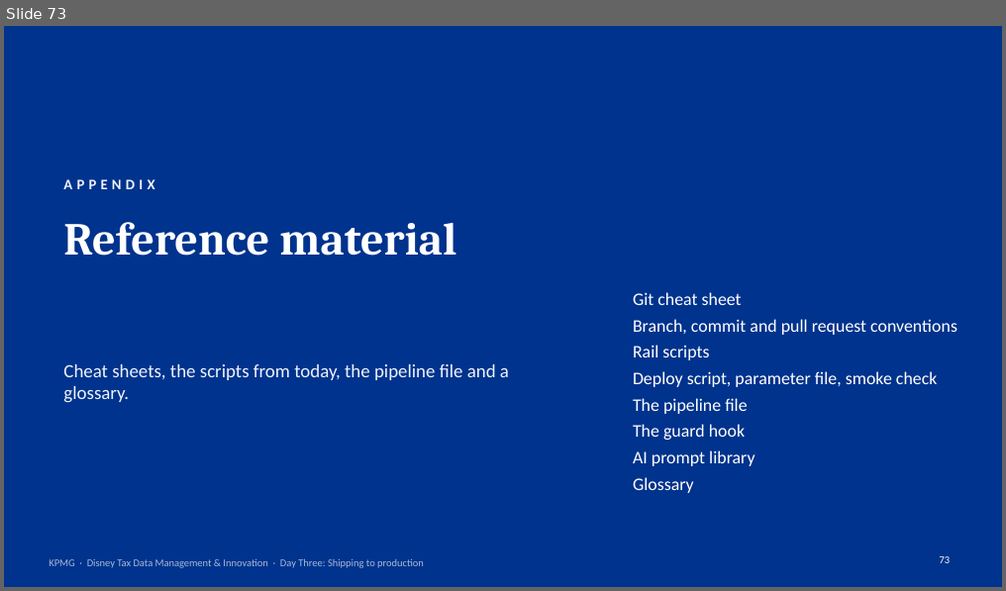
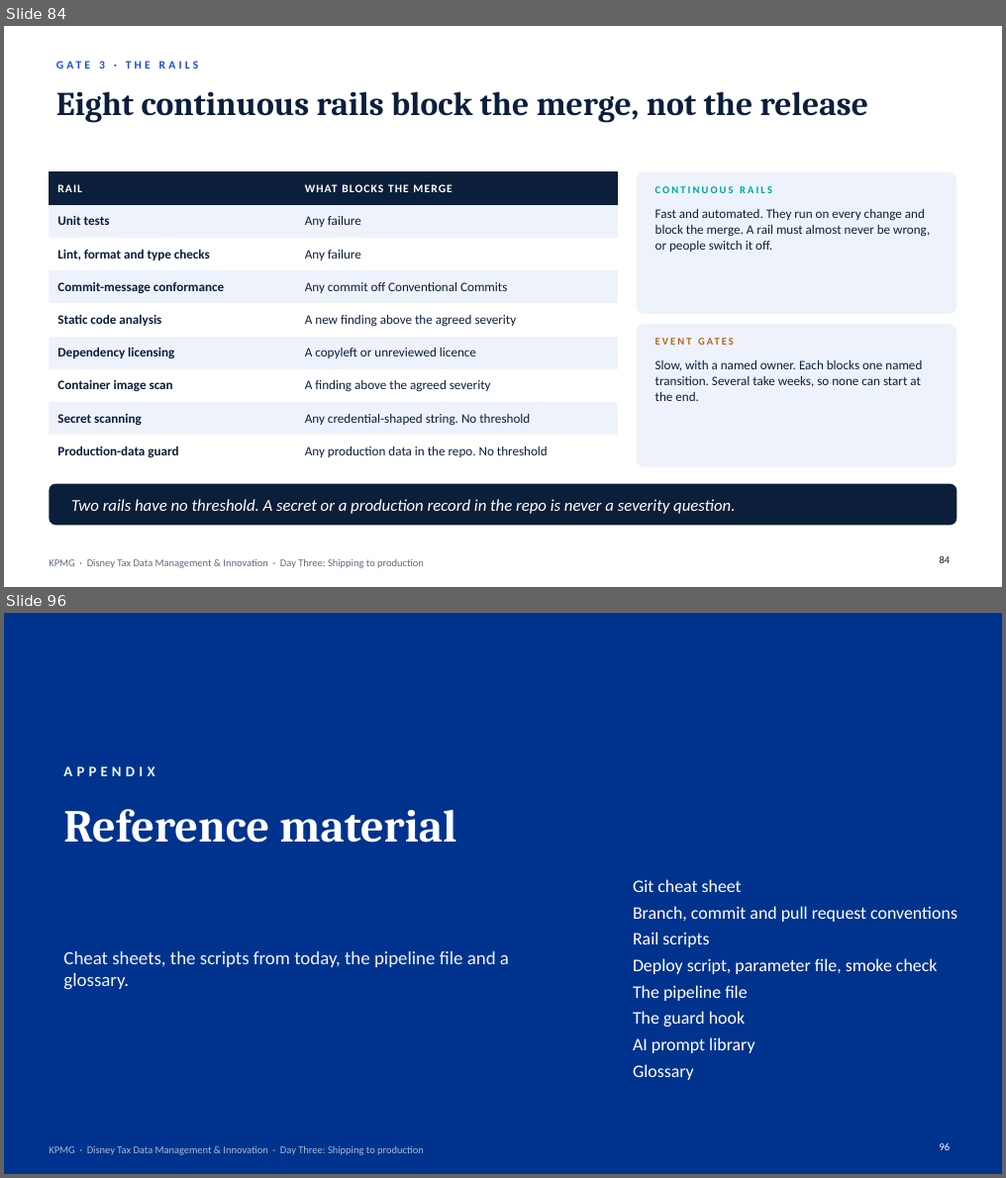
Before and after one commit to jveingrad/default, a slide deck: Disney Fabric Training and Enablement - Day Three Shipping to Production.pptx. Shown one above the other, each under a label of ours: slide 73 before the commit, slides 84 and 96 after it; the slides between them are not shown. The pictures are 1006x591 and 1006x1178 pixels, drawn with LibreOffice and Linux fonts; fonts in the diff are those of the drawing. Boxes give left, top, right and bottom in pixels: in the first picture for what was removed or moved away, otherwise in the second. Text is boxed around its words. In the diff, an @@ line names an element or a change of style, - is before the commit and + after.

```diff
--- a/Disney Fabric Training and Enablement - Day Three Shipping to Production.pptx
+++ b/Disney Fabric Training and Enablement - Day Three Shipping to Production.pptx
@@ slide 84 added at bbox=[4, 26, 1002, 587], background #FFFFFF @@
@@ text added at bbox=[99, 61, 105, 69], 11 pt, text #1E49E2, bold @@
+GATE 3 · THE RAILS
@@ title added at bbox=[56, 91, 868, 123], 32 pt, text #0B1F3A, bold @@
+Eight continuous rails block the merge, not the release
@@ table added at bbox=[49, 172, 618, 469], 9 rows, 2 columns @@
+RAIL | WHAT BLOCKS THE MERGE
+Unit tests | Any failure
+Lint, format and type checks | Any failure
+Commit-message conformance | Any commit off Conventional Commits
+Static code analysis | A new finding above the agreed severity
+Dependency licensing | A copyleft or unreviewed licence
+Container image scan | A finding above the agreed severity
+Secret scanning | Any credential-shaped string. No threshold
+Production-data guard | Any production data in the repo. No threshold
@@ rounded rectangle added at bbox=[637, 172, 957, 314], fill #EEF3FB @@
@@ text added at bbox=[655, 186, 772, 193], 10 pt, text #00A3A1, bold @@
+CONTINUOUS RAILS
@@ text added at bbox=[655, 209, 930, 252], 12.5 pt, text #0B1F3A @@
+Fast and automated. They run on every change and block the merge. A rail must almost never be wrong, or people switch it off.
@@ rounded rectangle added at bbox=[637, 324, 957, 468], fill #EEF3FB @@
@@ text added at bbox=[655, 335, 940, 354], 10 pt, text #B5651D, bold @@
+EVENT GATES
@@ text added at bbox=[655, 361, 922, 401], 12.5 pt, text #0B1F3A @@
+Slow, with a named owner. Each blocks one named transition. Several take weeks, so none can start at the end.
@@ rounded rectangle added at bbox=[49, 484, 957, 525], fill #0B1F3A @@
@@ text added at bbox=[71, 499, 735, 514], 16 pt, text #FFFFFF, italic @@
+Two rails have no threshold. A secret or a production record in the repo is never a severity question.
@@ text added at bbox=[49, 559, 424, 569], 10 pt, text #0B1F3A at 65% opacity @@
+KPMG · Disney Tax Data Management & Innovation · Day Three: Shipping to production
@@ page number added at bbox=[940, 557, 950, 564], 10 pt, text #0B1F3A @@
+84
@@ what was slide 73 is now slide 96 @@
@@ page number at bbox=[940, 1144, 950, 1151]: text changed @@
-73
+96
```
Also in this commit, not shown: 3 slides changed, 23 other slides added, 1 slide removed.
